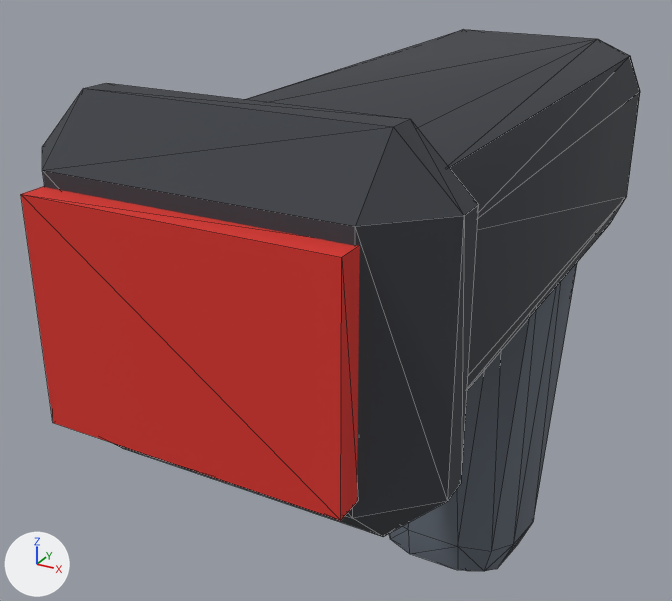
A saved change to the glTF model assets/characters/barcode_scanner.glb.
The view is the same before and after, from a 50 mm lens placed at (0.089, -0.263, 0.145), pointed at (-0.022, -0.061, 0.044). Every picture has the same lights, and +X, +Y and +Z are marked at lower left. The first picture is the older version. Mesh edges are drawn as thin lines. Vertices at exactly the same position are counted once.

Before the edit, the objects in view are built like this:
```python
me_barcode_scanner = bpy.data.meshes.new('barcode_scanner')
me_barcode_scanner.from_pydata(...)  # 168 vertices, 316 faces; spans x -0.042..0.042, y -0.155..0.037, z -0.066..0.113
# faces by material slot: [152, 12, 108, 44]
me_barcode_scanner.materials.append(mat_charcoal)  # dark grey #3b3e44
me_barcode_scanner.materials.append(mat_lantern_red)  # red #d93028
me_barcode_scanner.materials.append(mat_slate)  # greyish blue #5f6772
me_barcode_scanner.materials.append(mat_yellow)  # yellow #f2c232
ob_barcode_scanner = bpy.data.objects.new('barcode_scanner', me_barcode_scanner)
ob_barcode_scanner.location = (0.0, 0.0, 0.0)
```
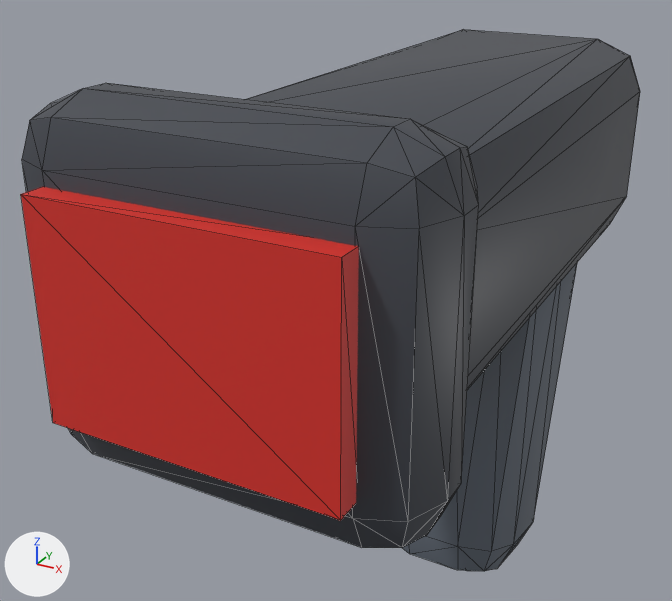
Diff of the bpy script that builds the scene:
```diff
--- a/assets/characters/barcode_scanner.glb.py
+++ b/assets/characters/barcode_scanner.glb.py
@@ mat_npc_ochre @@
+mat_npc_ochre = principled_material('npc_ochre')
+mat_npc_ochre.base_color = (0.723, 0.44, 0.0823)  # orange #ddb151
+mat_npc_ochre.roughness = 0.9
@@ mat_npc_hard @@
+mat_npc_hard = principled_material('npc_hard')
+mat_npc_hard.base_color = (0.0529, 0.0595, 0.0742)  # dark grey #41454d
+mat_npc_hard.roughness = 0.48
@@ me_barcode_scanner @@
 # used by ob_barcode_scanner; location = (0.0, 0.0, 0.0)
-me_barcode_scanner.from_pydata(...)  # 168 vertices, 316 faces; spans x -0.042..0.042, y -0.155..0.037, z -0.066..0.113
+me_barcode_scanner.from_pydata(...)  # 200 vertices, 380 faces; spans x -0.042..0.042, y -0.155..0.037, z -0.066..0.113
+# me_barcode_scanner part 1
+# 32 faces are deleted
+# 32 vertices are added at x -0.039..0.039, y -0.146..-0.124, z 0.041..0.109
+# 96 new faces join them, mat_npc_hard (dark grey #41454d)
+# me_barcode_scanner part 2: 120 faces spanning x -0.042..0.042, y -0.15..0.035, z 0.037..0.113 switch from mat_charcoal (dark grey #3b3e44) to mat_npc_hard (dark grey #41454d)
 me_barcode_scanner.materials.append(mat_lantern_red)
 me_barcode_scanner.materials.append(mat_slate)
-me_barcode_scanner.materials.append(mat_yellow)  # yellow #f2c232
+me_barcode_scanner.materials.append(mat_npc_ochre)  # orange #ddb151
```

Where the change shows, as pixel boxes [x1, y1, x2, y2] in the pictures (672 x 601 px):
part 1 of me_barcode_scanner, built on
    before: [42, 89, 479, 537]
    after: [22, 89, 479, 548]
part 2 of me_barcode_scanner, recoloured
    both: [42, 30, 640, 516]
